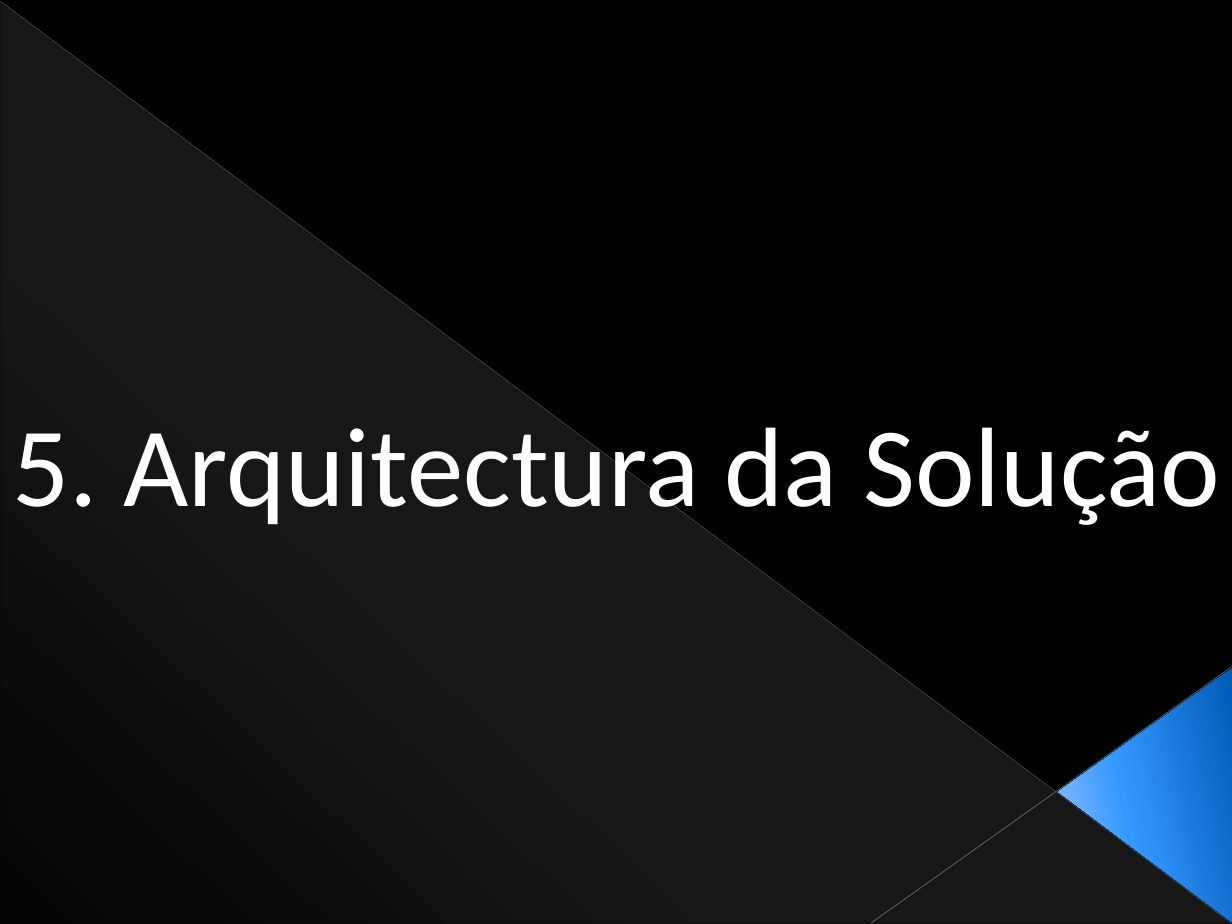
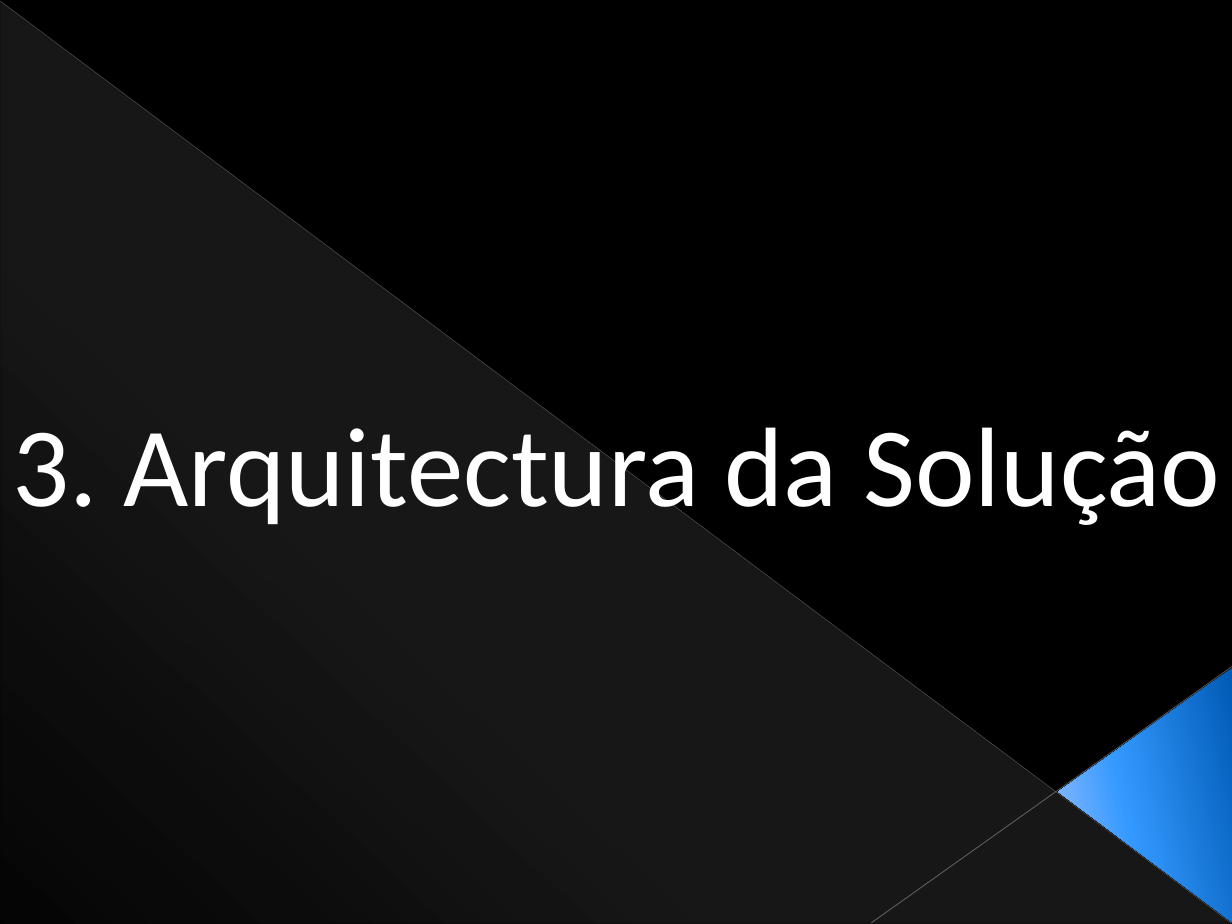
Before and after one commit to Netivski/projectoseminario, a slide deck: slide 17 of Apresentação Final/Presentation Sketch.pptx (slide 29 before the commit). Drawn at 1232x924 pixels with LibreOffice and Linux fonts; fonts in the diff are those of the drawing. Boxes give left, top, right and bottom in pixels: in the first picture for what was removed or moved away, otherwise in the second. Text is boxed around its words. In the diff, an @@ line names an element or a change of style, - is before the commit and + after.

```diff
--- a/Apresentação Final/Presentation Sketch.pptx
+++ b/Apresentação Final/Presentation Sketch.pptx
@@ text at box(12, 412, 1221, 525): text changed @@
-5. Arquitectura da Solução
+3. Arquitectura da Solução
```
Also in this commit, not shown: 27 other slides changed, 2 slides added, 7 slides removed.
